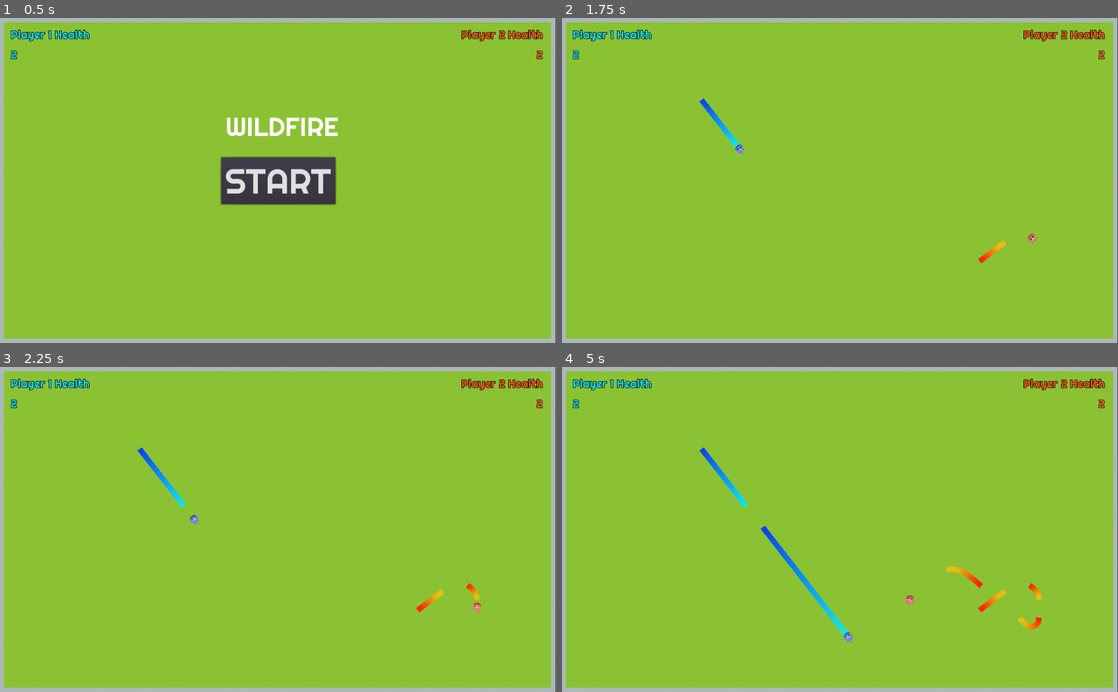
Above: before the commit, frames 1-4 (two rows, left to right).
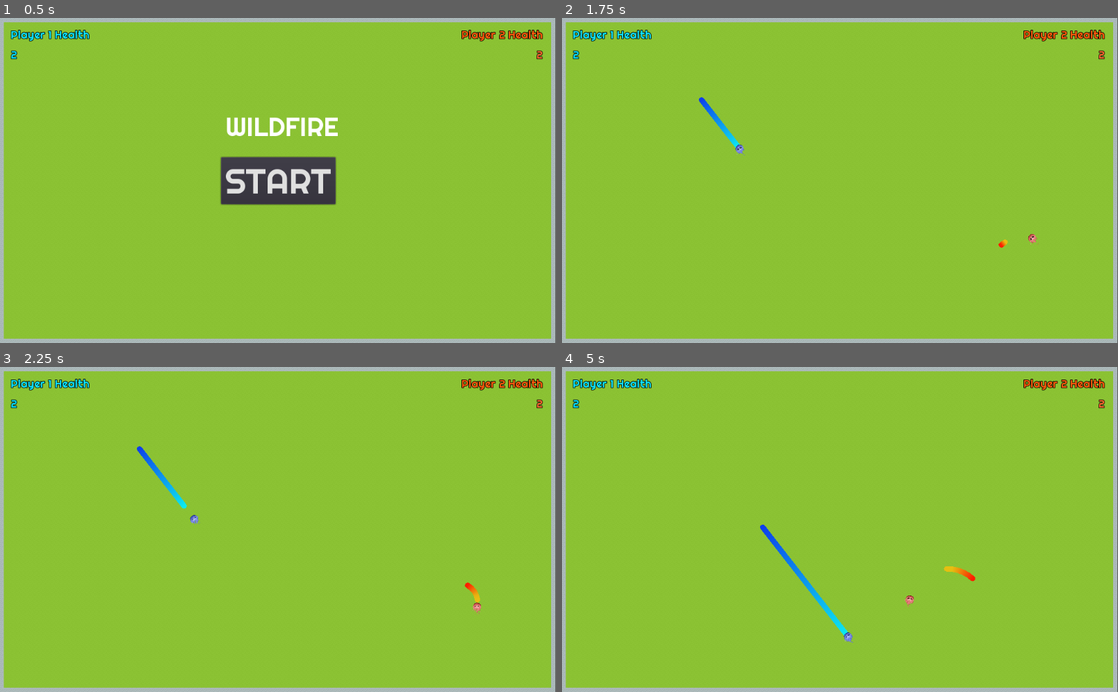
Above: after the commit, the same moments.

Repository: nrkroeker/wildfire
Game: Godot game, scene res://Main.tscn
Same seed, same stepped clock (60 frames per second), same inputs: the game is played once before the commit and once after it.
Inputs:
- Up to frame 1 (0.5 s): no input
- Up to frame 2 (1.75 s): click "START" at 0.5 s; tap Enter (ui_select) at 1.25, 1.52 s; hold Right (ui_right) from 1.28 s (still down)
- Up to frame 3 (2.25 s): tap Space at 2 s; release Right (ui_right) at 2.03 s; hold Down (ui_down) from 2.03 s (still down)
- Up to frame 4 (5 s): tap Enter (ui_select) at 2.27, 3.77, 4.52 s; release Down (ui_down) at 2.78 s; hold Right (ui_right) 2.78-3.53 s; hold Up (ui_up) 3.53-4.28 s; hold Left (ui_left) from 4.28 s (still down)

Frame 1 is identical in both runs. In frame 2, 0.1% of the frame differs, in the area x 24-81%, y 24-76%; in frame 3, 0.1%; in frame 4, 0.6%, in the area x 24-87%, y 24-81%.

Commit message:
Make disconnected trails disappear

Diff:
--- a/godot/actors/Character/Character.gd
+++ b/godot/actors/Character/Character.gd
@@ -60,6 +60,8 @@
 	gradient = CHARACTER_TEXTURE[number]
 
 func add_trail():
+	if current_trail:
+		current_trail.set_inactive()
 	current_trail = trail_scene.instance()
 	# trails.append(current_trail)
 
--- a/godot/actors/Character/Trail.gd
+++ b/godot/actors/Character/Trail.gd
@@ -1,8 +1,10 @@
 extends Node2D
 var area
 var collision_shape
+var is_active
 
 func _ready():
+	is_active = true
 	area = Area2D.new()
 	area.connect("body_entered", self,"handle_area_entered")
 	#static_body.add_collision_exception_with(get_parent().get_node('Flame'))
@@ -10,6 +12,14 @@
 	collision_shape = CollisionPolygon2D.new()
 	collision_shape.set_build_mode(1)
 	area.add_child(collision_shape)
+
+func _process(delta):
+	if !is_active:
+		if ($Points.get_point_count() == 0):
+			queue_free()
+		else:
+			$Points.remove_point(0)
+
 
 func handle_area_entered(object):
 	if object.get_parent().get_name() != get_parent().get_name():
@@ -25,8 +35,10 @@
 	collision_shape.set_polygon(line)
 
 func clear():
-	print('calling queue_free')
 	queue_free()
 
 func set_gradient(gradient):
 	$Points.set_gradient(gradient)
+
+func set_inactive():
+	is_active = false
--- a/godot/actors/Character/Trail.tscn
+++ b/godot/actors/Character/Trail.tscn
@@ -11,3 +11,5 @@
 [node name="Points" type="Line2D" parent="."]
 default_color = Color( 0.827451, 0.180392, 0.054902, 1 )
 gradient = SubResource( 1 )
+begin_cap_mode = 2
+end_cap_mode = 2
